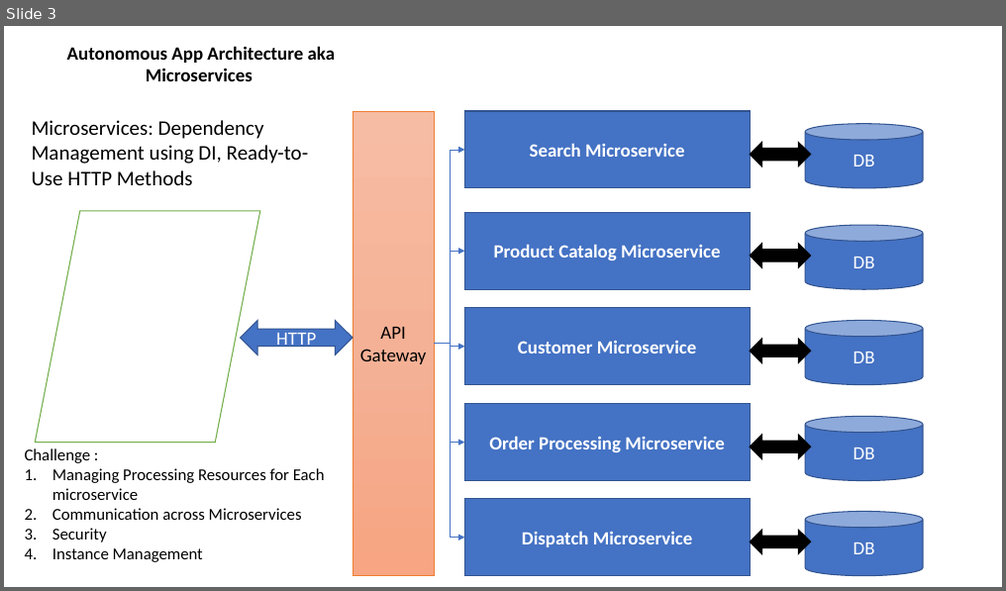
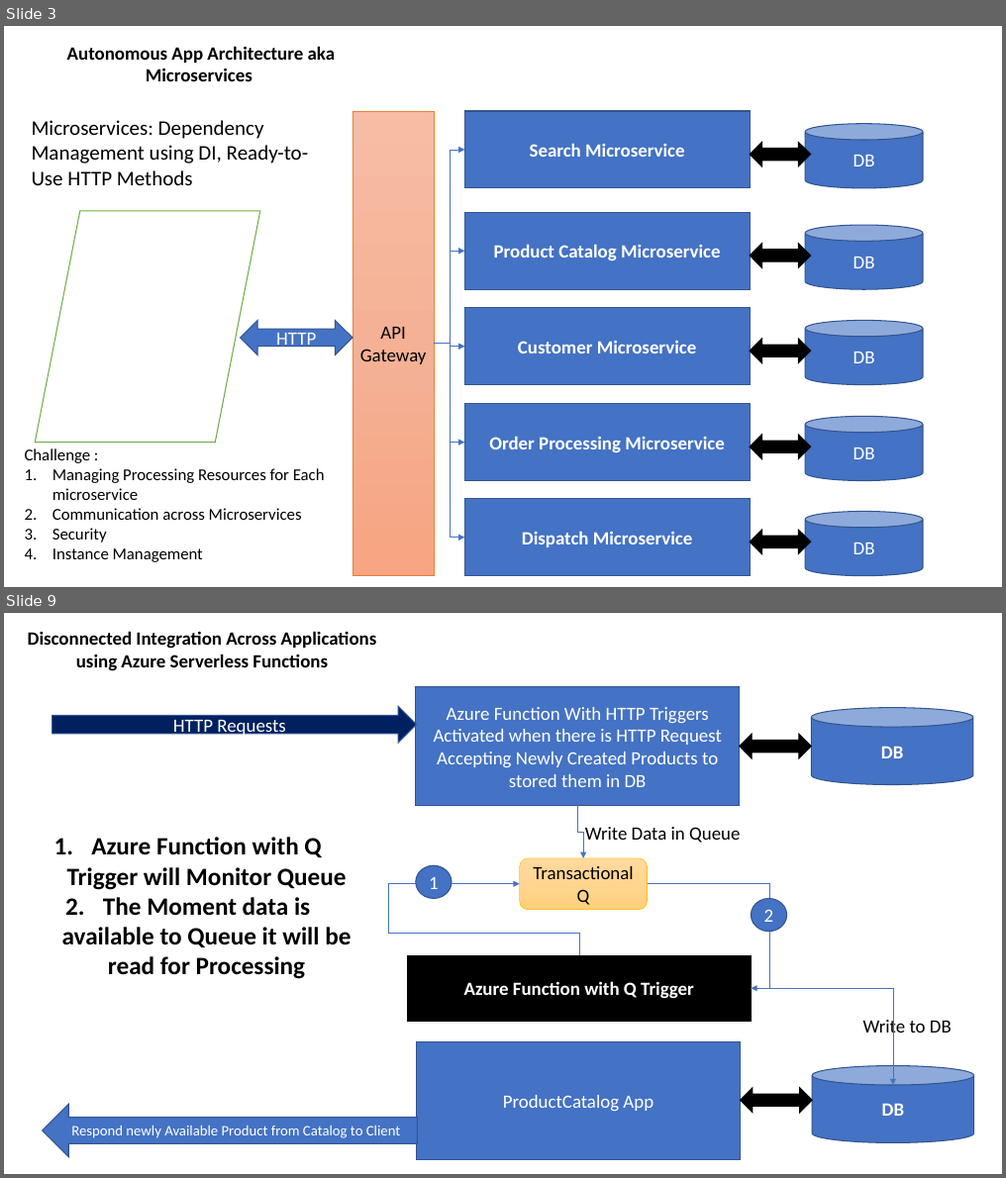
Before and after one commit to maheshsabnis/FunctionMay, a slide deck: Training_Images.pptx. Shown one above the other, each under a label of ours: slide 3 before the commit, slides 3 and 9 after it; the slides between them are not shown. The pictures are 1006x591 and 1006x1178 pixels, drawn with LibreOffice and Linux fonts; fonts in the diff are those of the drawing. Boxes give left, top, right and bottom in pixels: in the first picture for what was removed or moved away, otherwise in the second. Text is boxed around its words. In the diff, an @@ line names an element or a change of style, - is before the commit and + after.

```diff
--- a/Training_Images.pptx
+++ b/Training_Images.pptx
@@ slide 9 added at (4, 613, 1002, 1174), background #FFFFFF @@
@@ text added at (28, 631, 377, 671), 18 pt, text #000000, bold @@
+Disconnected Integration Across Applications using Azure Serverless Functions
@@ rectangle added at (416, 687, 740, 805), fill #4472C4, outline #325491 1 pt, 18 pt, text #FFFFFF @@
+Azure Function With HTTP Triggers
+Activated when there is HTTP Request
+Accepting Newly Created Products to stored them in DB
@@ right arrow added at (52, 706, 417, 743), fill #002060, outline #325491 1 pt, 18 pt, text #FFFFFF @@
+HTTP Requests
@@ cylinder added at (812, 708, 973, 785), fill #4472C4, outline #325491 1 pt, 18 pt, text #FFFFFF, bold @@
+DB
@@ left right arrow added at (740, 735, 812, 759), fill #000000, outline #000000 1 pt @@
@@ elbow arrow added from (577, 805) to (583, 859), #4472C4 0.5 pt @@
@@ text added at (62, 837, 350, 979), 24 pt, text #000000, bold @@
+1. Azure Function with Q Trigger will Monitor Queue
+2. The Moment data is available to Queue it will be read for Processing
@@ text added at (585, 827, 740, 843), 18 pt, text #000000 @@
+Write Data in Queue
@@ ellipse added at (416, 866, 451, 899), fill #4472C4, outline #325491 1 pt, 18 pt, text #FFFFFF @@
+1
@@ rounded rectangle added at (520, 859, 648, 909), fill gradient #FFDB9E to #FFD590 to #FFD07C, outline #FFC000 0.5 pt, 18 pt, text #000000 @@
+Transactional Q
@@ elbow arrow added from (579, 956) to (520, 884), #4472C4 0.5 pt @@
@@ elbow arrow added from (648, 884) to (751, 989), #4472C4 0.5 pt @@
@@ ellipse added at (751, 899, 787, 932), fill #4472C4, outline #325491 1 pt, 18 pt, text #FFFFFF @@
+2
@@ rectangle added at (408, 956, 751, 1021), fill #000000, outline #000000 1 pt, 18 pt, text #FFFFFF, bold @@
+Azure Function with Q Trigger
@@ elbow arrow added from (751, 989) to (893, 1085), #4472C4 0.5 pt @@
@@ text added at (863, 1018, 951, 1039), 18 pt, text #000000 @@
+Write to DB
@@ rectangle added at (417, 1042, 741, 1160), fill #4472C4, outline #325491 1 pt, 18 pt, text #FFFFFF @@
+ProductCatalog App
@@ cylinder added at (813, 1065, 974, 1143), fill #4472C4, outline #325491 1 pt, 18 pt, text #FFFFFF, bold @@
+DB
@@ left arrow added at (43, 1104, 417, 1157), fill #4472C4, outline #325491 1 pt, 14 pt, text #FFFFFF @@
+Respond newly Available Product from Catalog to Client
@@ left right arrow added at (741, 1088, 813, 1113), fill #000000, outline #000000 1 pt @@
```
Also in this commit, not shown: 2 slides changed, 3 other slides added, 23 other files.
